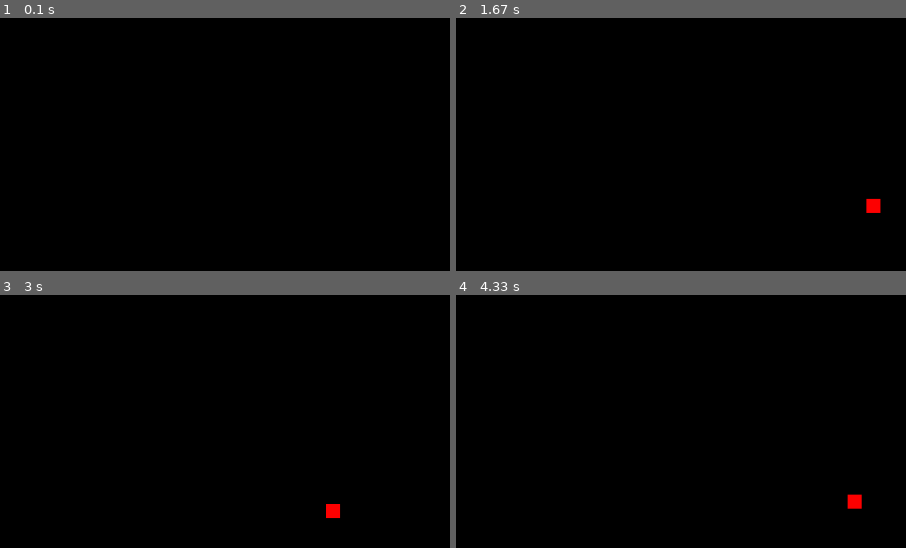
Above: before the commit, frames 1-4 (two rows, left to right).
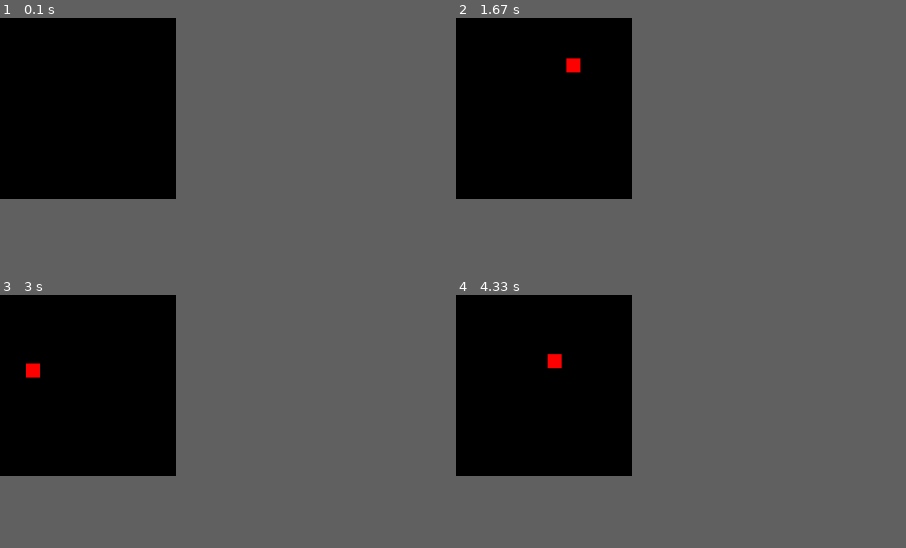
Above: after the commit, the same moments.

Repository: Yuridiasdarocha/pygame
Game: pygame game, started from pygame jogos/jogoparte4.py
Same seed, same stepped clock (60 frames per second), same inputs: the game is played once before the commit and once after it.
Inputs:
- Up to frame 1 (0.1 s): no input
- Up to frame 2 (1.67 s): hold Right 0.33-0.8 s; hold Up 0.83-1.13 s; hold Right 1.17-1.63 s
- Up to frame 3 (3 s): hold Left 1.67-2.2 s; hold Down 2.23-2.53 s; hold Left 2.57-2.97 s
- Up to frame 4 (4.33 s): hold Up 3-3.37 s; hold Right 3.4-4.03 s; hold Down from 4.07 s (still down)
The pictures show only the part of the screen within x 14-64%, y 9-59%; the shares and areas given below are measured in that part.
The window is 900x506 before the commit and 300x225 after it. Grey fills any space a smaller window leaves; there, only what the larger window draws over its background counts as a difference.

The runs differ from the first frame. In frame 1, only the window size differs. In frame 2, 0.4% of the frame differs, in the area x 24-95%, y 15-78%; in frame 3, 0.4%; in frame 4, 0.4%, in the area x 20-91%, y 23-85%.

Commit message:
alteração

Diff:
--- a/pygame jogos/jogoparte4.py
+++ b/pygame jogos/jogoparte4.py
@@ -8,8 +8,8 @@
 pygame.init()
 
 # dimensões da janela
-largura = 1920
-altura = 1080
+largura = 640
+altura = 480
 
 # posição inicial do jogador (centro)
 x = largura / 2
